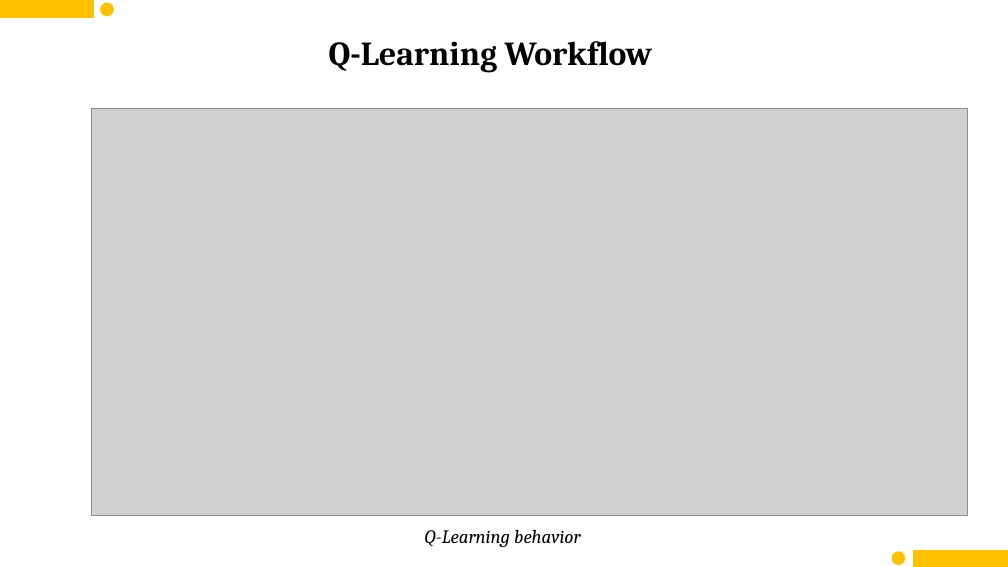
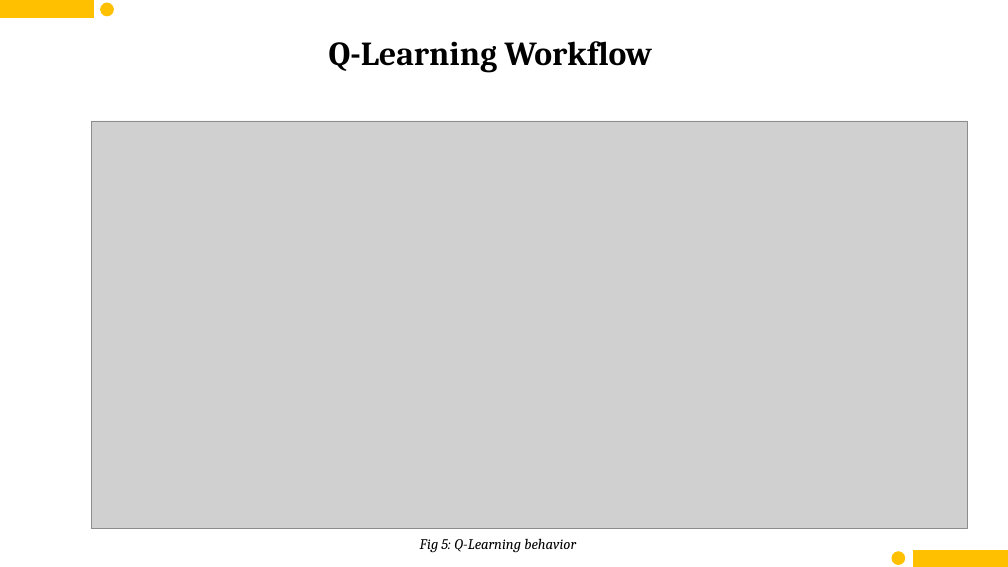
Before and after one commit to imshubhamcodex/ql--resources, a slide deck: slide 16 of mid_sem_RL_interM.pptx. Drawn at 1008x567 pixels with LibreOffice and Linux fonts; fonts in the diff are those of the drawing; grey boxes stand for pictures. Boxes give left, top, right and bottom in pixels: in the first picture for what was removed or moved away, otherwise in the second. Text is boxed around its words. In the diff, an @@ line names an element or a change of style, - is before the commit and + after.

```diff
--- a/mid_sem_RL_interM.pptx
+++ b/mid_sem_RL_interM.pptx
@@ picture: place and size @@
-picture at <box>91,108,968,516</box>
+picture at <box>91,121,968,529</box>
@@ text at <box>420,538,576,553</box>: text changed; size 18 to 14 pt @@
-Q-Learning behavior
+Fig 5: Q-Learning behavior
```
Also in this commit, not shown: 15 other slides changed.
